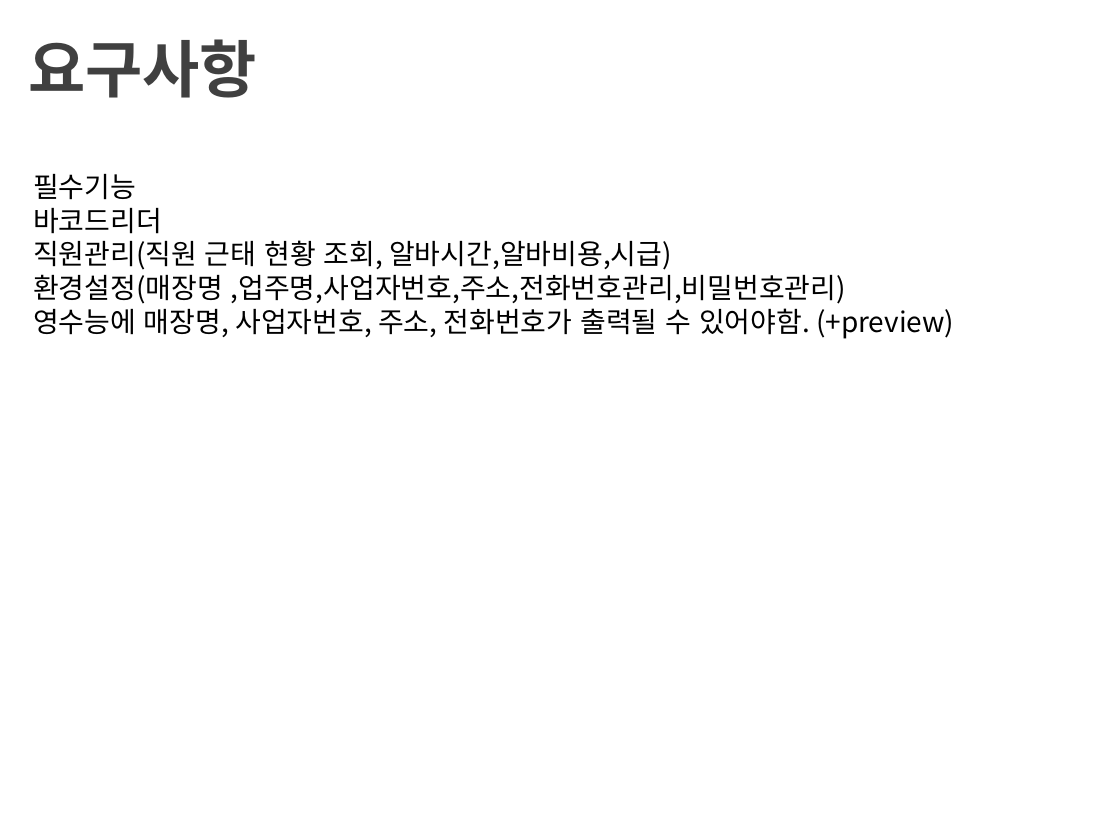
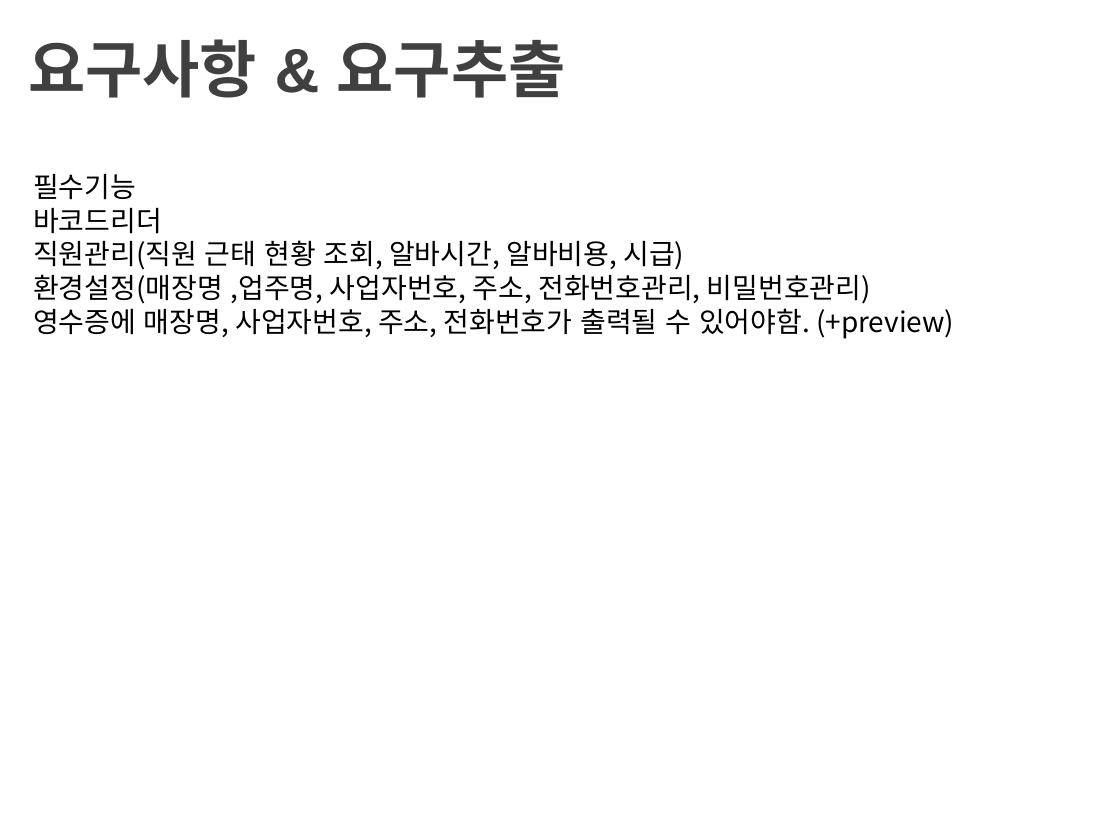
Before and after one commit to kth920430/POS, a slide deck: slide 4 of 피피티.pptx. Drawn at 1120x840 pixels with LibreOffice and Linux fonts; fonts in the diff are those of the drawing; background and template pictures are left out. Boxes give left, top, right and bottom in pixels: in the first picture for what was removed or moved away, otherwise in the second. Text is boxed around its words. In the diff, an @@ line names an element or a change of style, - is before the commit and + after.

```diff
--- a/피피티.pptx
+++ b/피피티.pptx
@@ title at box(28, 39, 566, 98): text changed @@
-요구사항
+요구사항 & 요구추출
@@ text at box(33, 240, 954, 339): text changed @@
-직원관리(직원 근태 현황 조회, 알바시간,알바비용,시급)
-환경설정(매장명 ,업주명,사업자번호,주소,전화번호관리,비밀번호관리)
-영수능에 매장명, 사업자번호, 주소, 전화번호가 출력될 수 있어야함. (+preview)
+직원관리(직원 근태 현황 조회, 알바시간, 알바비용, 시급)
+환경설정(매장명 ,업주명, 사업자번호, 주소, 전화번호관리, 비밀번호관리)
+영수증에 매장명, 사업자번호, 주소, 전화번호가 출력될 수 있어야함. (+preview)
```
Also in this commit, not shown: 1 other slide changed.
